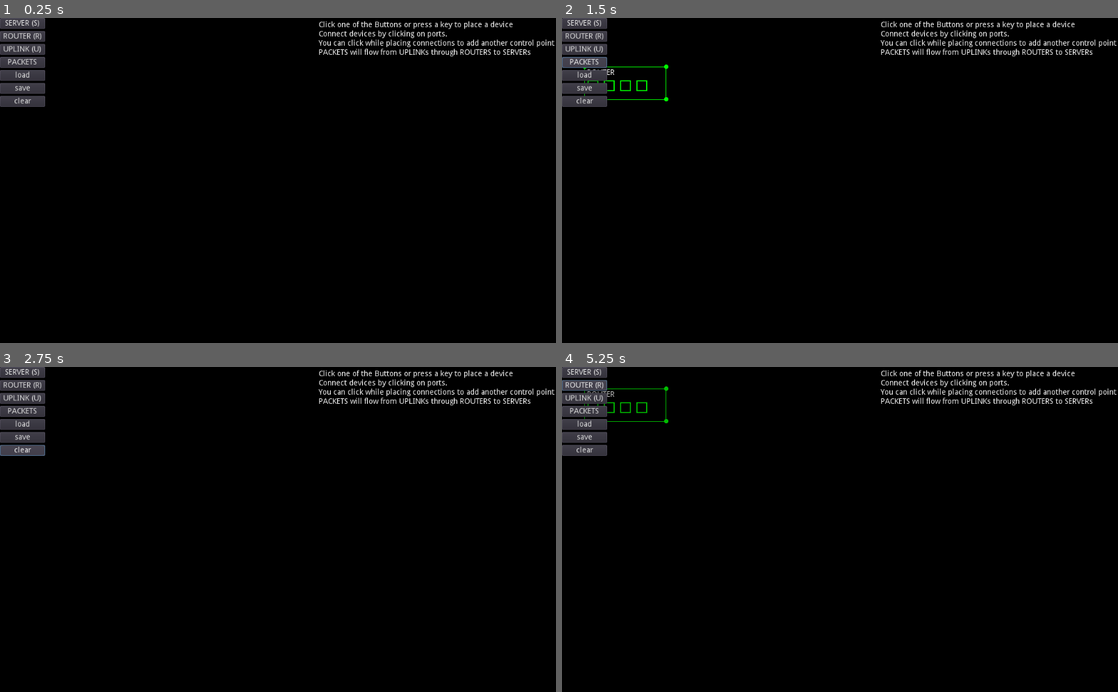
Above: before the commit, frames 1-4 (two rows, left to right).
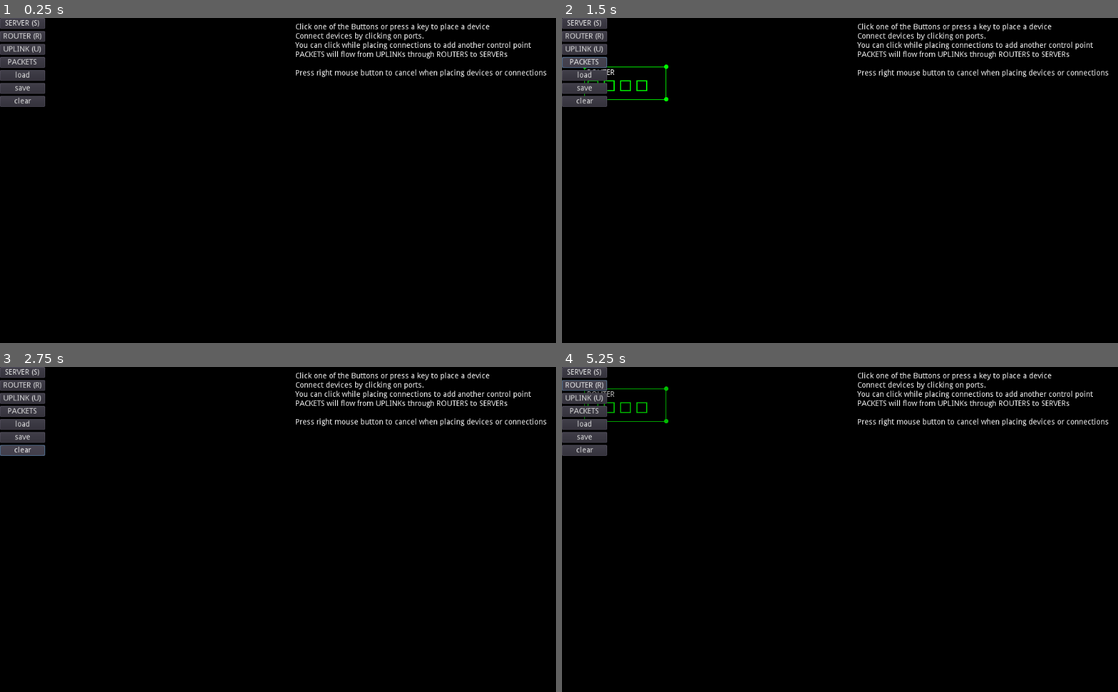
Above: after the commit, the same moments.

Repository: vinzBad/dcsim
Game: Godot game, scene res://scenes/main.tscn
Same seed, same stepped clock (60 frames per second), same inputs: the game is played once before the commit and once after it.
Inputs:
- Up to frame 1 (0.25 s): no input
- Up to frame 2 (1.5 s): click "ROUTER (R)" at 0.5 s; click "PACKETS" at 1.25 s
- Up to frame 3 (2.75 s): click "clear" at 2 s
- Up to frame 4 (5.25 s): click "ROUTER (R)" at 2.75 s; click "PACKETS" at 3.5 s; click "clear" at 4.25 s; click "ROUTER (R)" at 5 s

The runs differ from the first frame. In frame 1, 2.5% of the frame differs, in the area x 53-100%, y 0-19%; in frame 2, 2.5%; in frame 3, 2.5%; in frame 4, 2.5%.

Commit message:
moar text

Diff:
--- a/scenes/main.tscn
+++ b/scenes/main.tscn
@@ -86,14 +86,16 @@
 [node name="desc" type="Label" parent="gui"]
 anchor_left = 1.0
 anchor_right = 1.0
-margin_left = -436.559
-margin_top = 6.1387
-margin_right = -2.55945
-margin_bottom = 88.1387
+margin_left = -479.53
+margin_top = 9.82191
+margin_right = -16.5303
+margin_bottom = 125.822
 text = "Click one of the Buttons or press a key to place a device
 Connect devices by clicking on ports.
 You can click while placing connections to add another control point
 PACKETS will flow from UPLINKs through ROUTERS to SERVERs
+
+Press right mouse button to cancel when placing devices or connections
 "
 
 [node name="packet_timer" type="Timer" parent="."]
